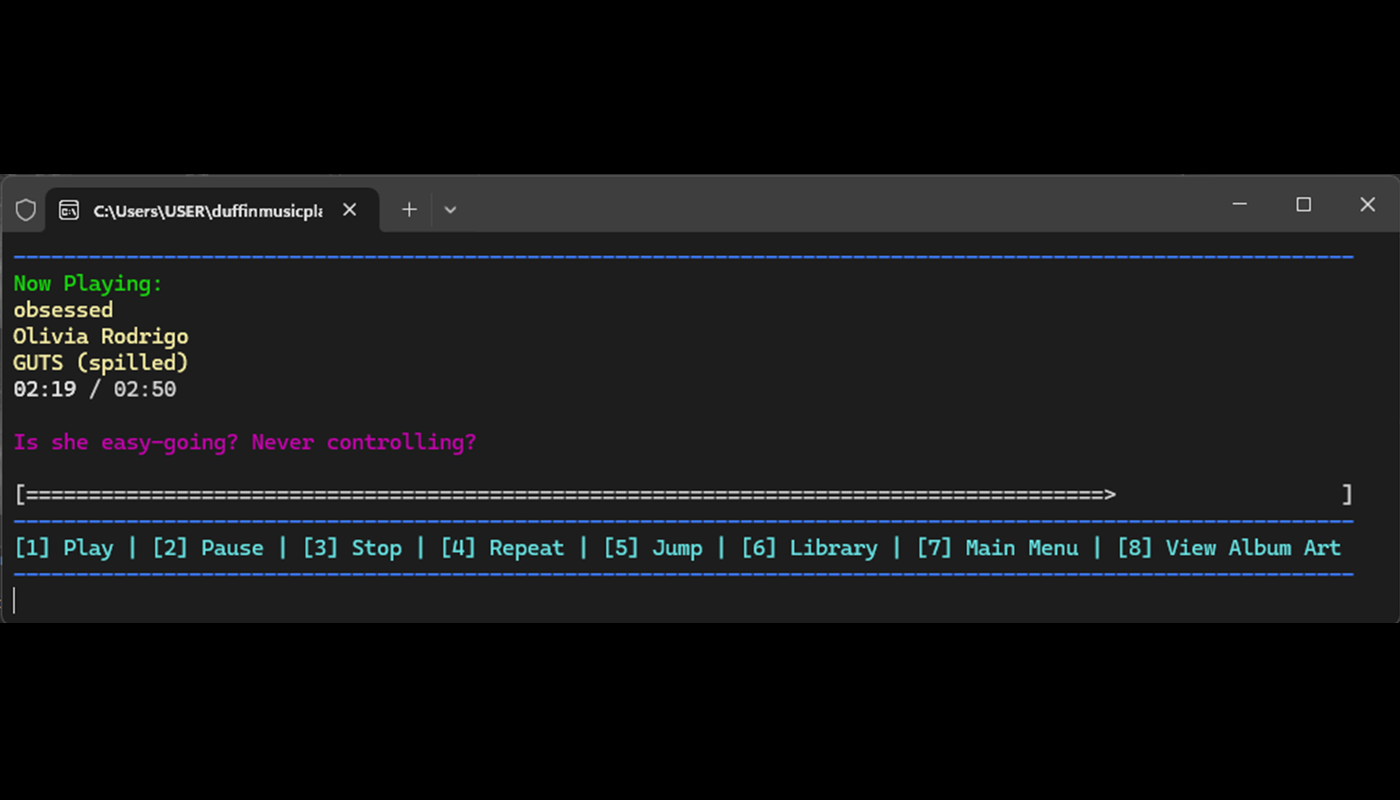
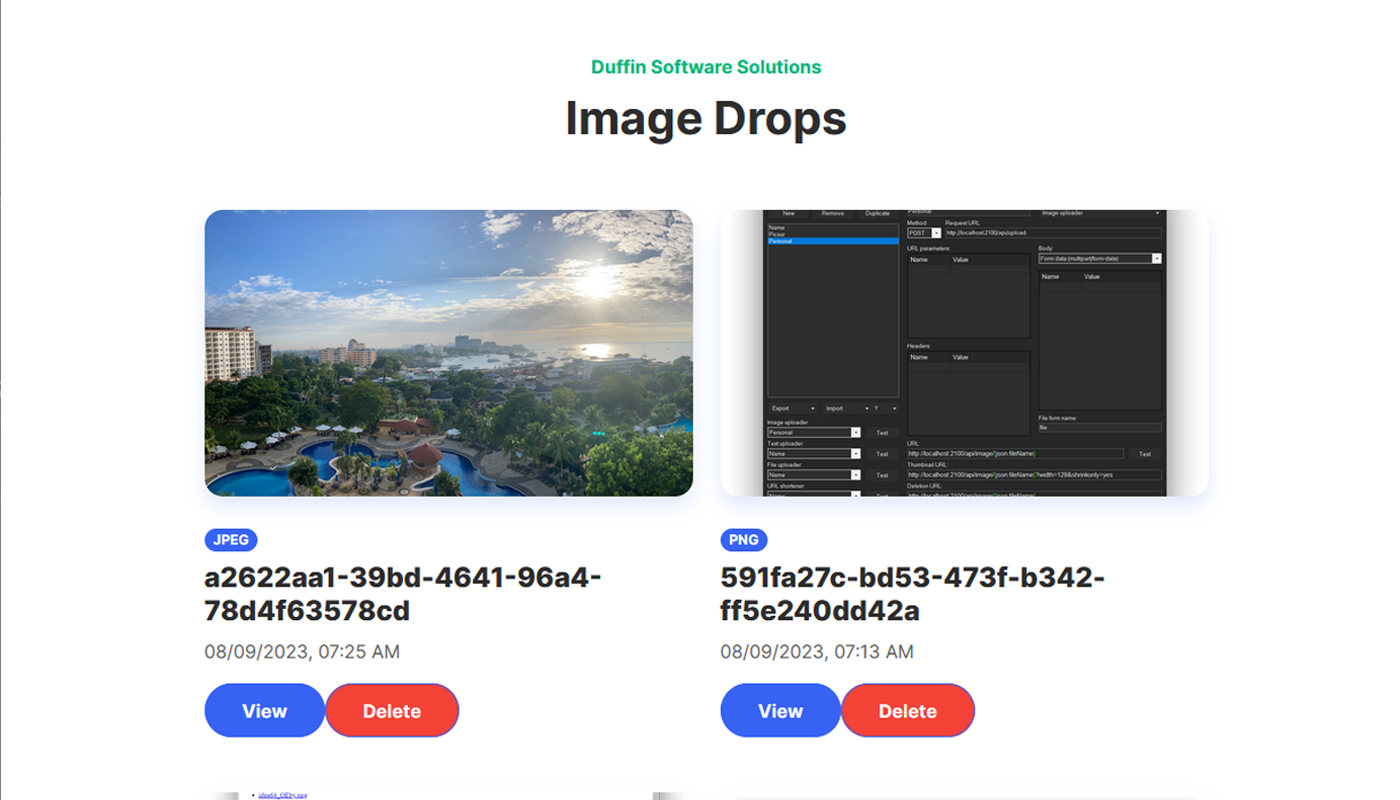
The second (1400, 800) image is a revision of the first. Changes to its layers:
added layer "Layer 1" above "duffinmusicplayer" over (0, 0, 1400, 800)
